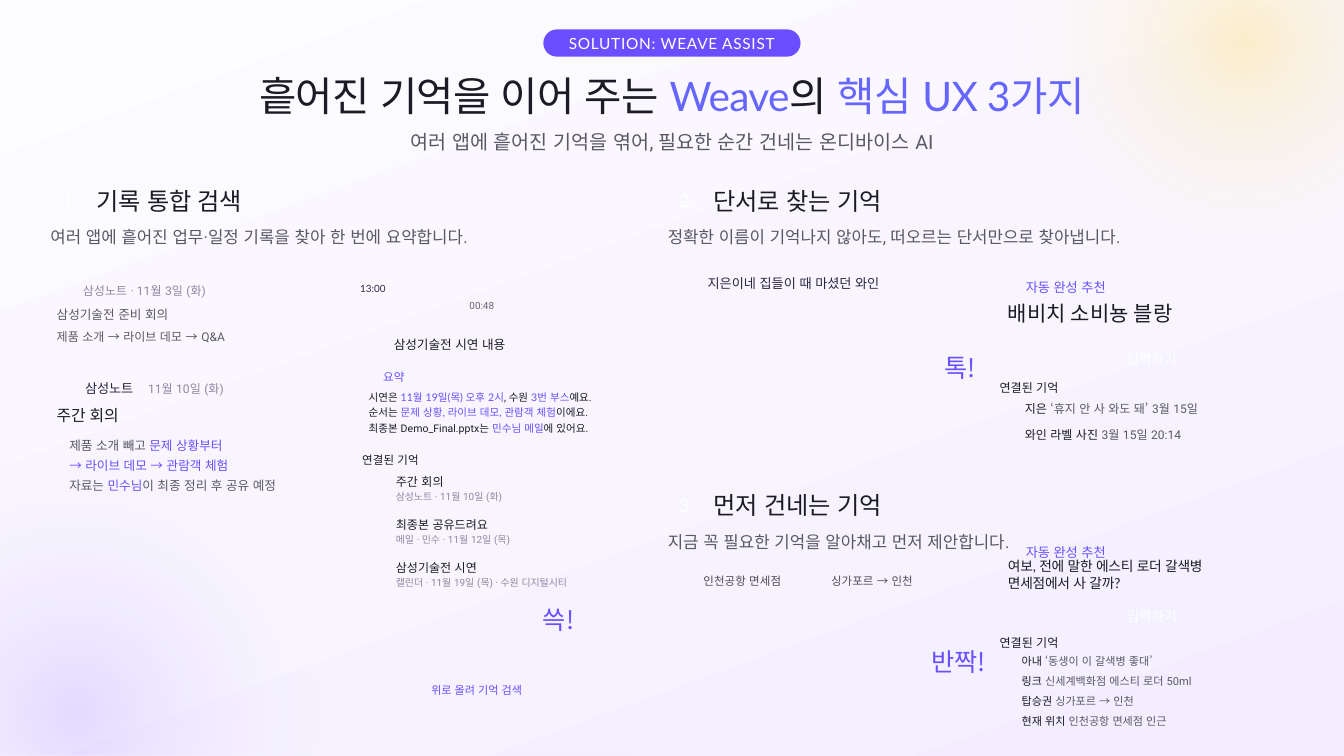
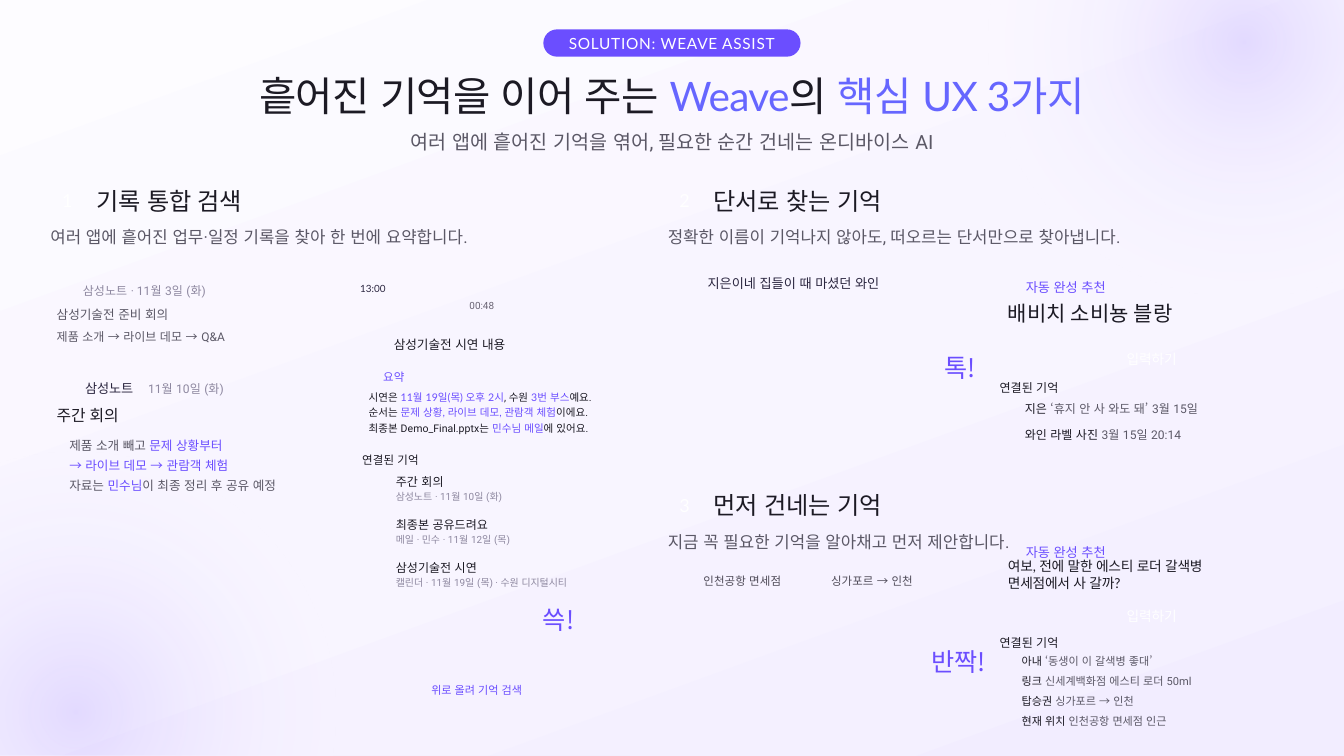
Before and after one commit to SB-Jo/t3, a slide deck: slide 1 of weave/결선준비/09_HowItWorks/HowItWorks_Argon.pptx. Drawn at 1344x756 pixels with LibreOffice and Linux fonts; fonts in the diff are those of the drawing; background and template pictures are left out. Boxes give left, top, right and bottom in pixels: in the first picture for what was removed or moved away, otherwise in the second. Text is boxed around its words. In the diff, an @@ line names an element or a change of style, - is before the commit and + after.

```diff
--- a/weave/결선준비/09_HowItWorks/HowItWorks_Argon.pptx
+++ b/weave/결선준비/09_HowItWorks/HowItWorks_Argon.pptx
@@ rectangle at <box>673,0,1344,532</box>: fill gradient #FFE282 to #FFEEB9 to #FFFAEB to gradient #BAA6FF to #DCD0FF to #F8F5FF @@
```
Also in this commit, not shown: 10 other slides changed, 15 other files.
